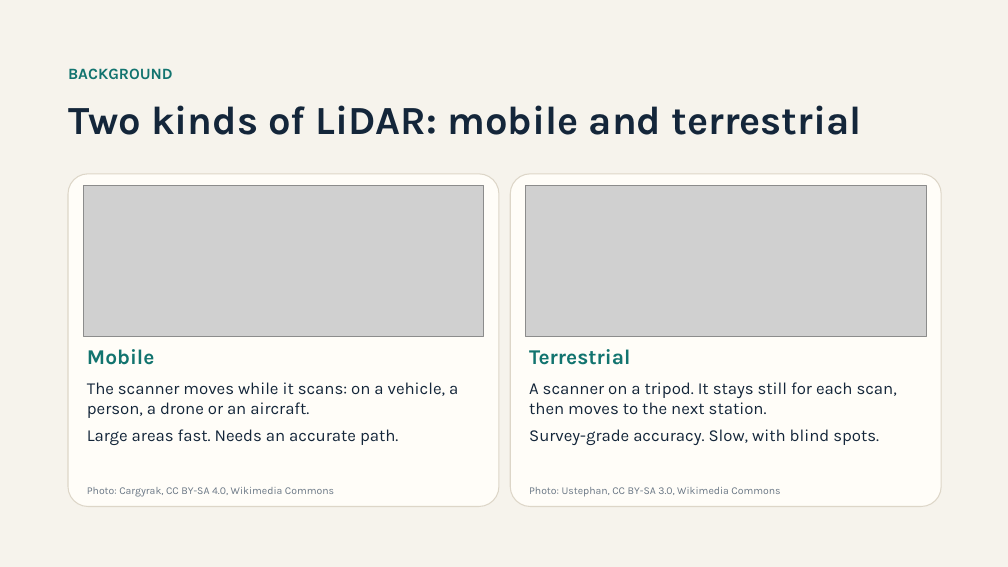
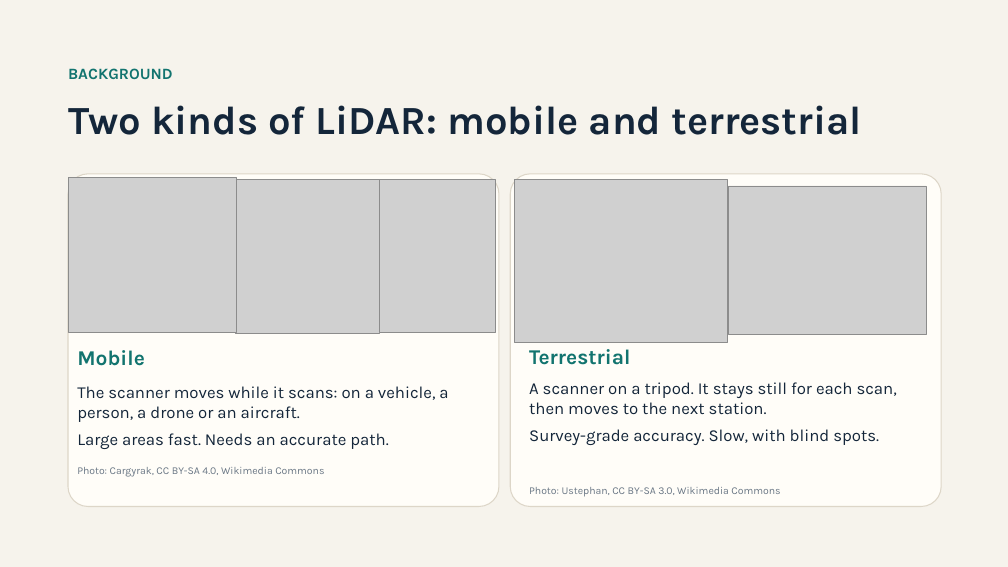
Before and after one commit to maninka123/lidar-learning-lab, a slide deck: slide 5 of presentation/LiDAR_Workshop_Slides.pptx. Drawn at 1008x567 pixels with LibreOffice and Linux fonts; fonts in the diff are those of the drawing; grey boxes stand for pictures. Boxes give left, top, right and bottom in pixels: in the first picture for what was removed or moved away, otherwise in the second. Text is boxed around its words. In the diff, an @@ line names an element or a change of style, - is before the commit and + after.

```diff
--- a/presentation/LiDAR_Workshop_Slides.pptx
+++ b/presentation/LiDAR_Workshop_Slides.pptx
@@ picture added at (x1=68, y1=178, x2=237, y2=333) @@
@@ picture removed at (x1=83, y1=185, x2=484, y2=337) @@
@@ picture added at (x1=235, y1=180, x2=379, y2=333) @@
@@ picture added at (x1=379, y1=180, x2=495, y2=333) @@
@@ picture added at (x1=514, y1=180, x2=728, y2=343) @@
@@ picture removed at (x1=526, y1=185, x2=926, y2=337) @@
@@ picture added at (x1=728, y1=186, x2=926, y2=335) @@
@@ text "Mobile" moved from (x1=87, y1=349, x2=155, y2=365) to (x1=77, y1=350, x2=145, y2=366) @@
@@ text "The scanner moves while it ..." moved from (x1=87, y1=382, x2=458, y2=445) to (x1=77, y1=386, x2=448, y2=449) @@
@@ text "Photo: Cargyrak, CC BY-SA 4.0, ..." moved from (x1=87, y1=487, x2=334, y2=497) to (x1=77, y1=467, x2=324, y2=477) @@
```
Also in this commit, not shown: 4 other slides changed, 3 slides added, 6 slides removed, 1 other file.
